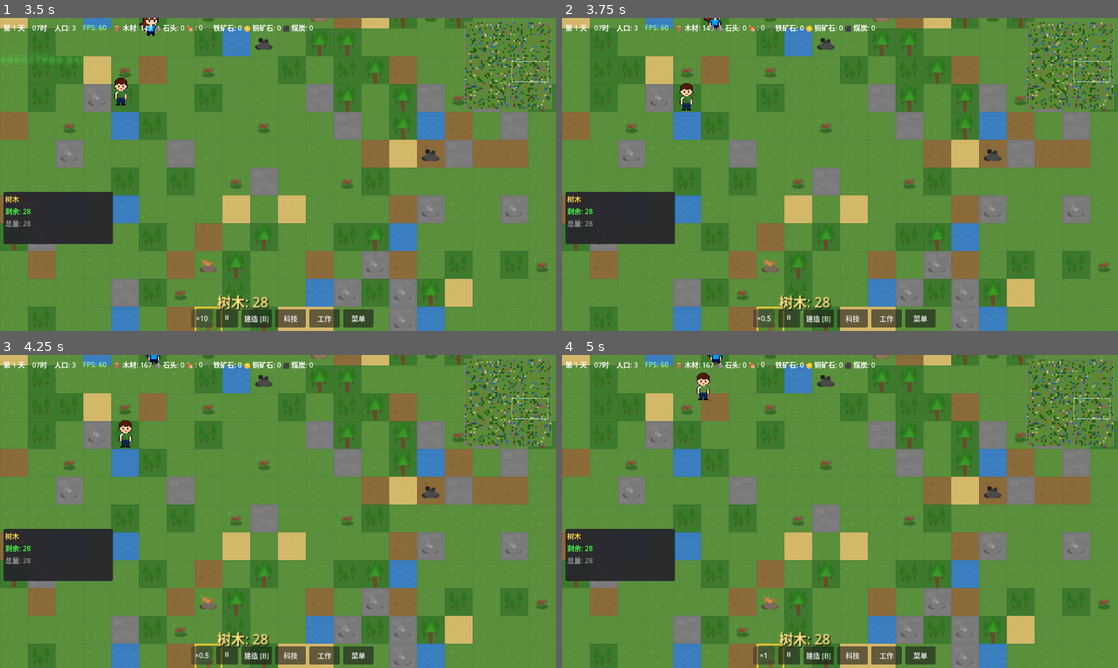
Above: before the commit, frames 1-4 (two rows, left to right).
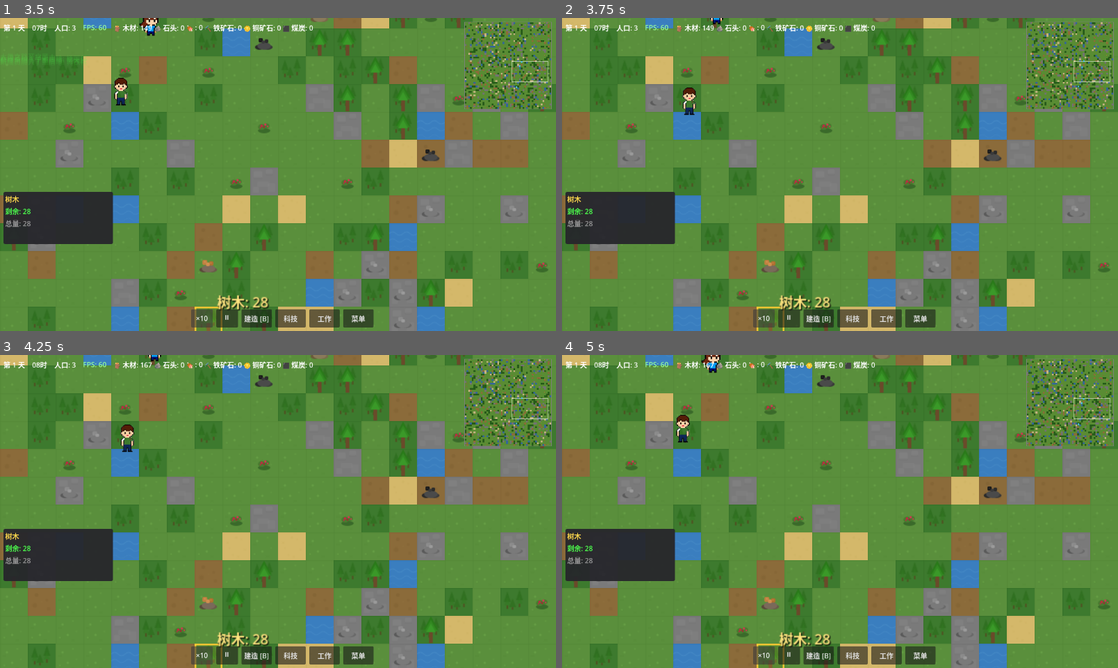
Above: after the commit, the same moments.

Repository: ZhanXuzhao/the-path-of-humanity
Game: Godot game, scene res://scenes/game.tscn
Two runs of this game, one before a commit and one after it. Both use one fixed random seed, a clock stepped at 60 frames per second and the inputs below.
Inputs:
- Up to frame 1 (3.5 s): click "×1" at 0.5 s; click "×2" at 1.25 s; click "×3" at 2 s; click "×5" at 2.75 s
- Up to frame 2 (3.75 s): click "×10" at 3.5 s
- Up to frame 3 (4.25 s): no input
- Up to frame 4 (5 s): click "×0.5" (after the commit: "×10") at 4.25 s

Frame 1 is identical in both runs. In frame 2, 0.3% of the frame differs, in the area x 21-94%, y 0-97%; in frame 3, 0.3%; in frame 4, 0.5%, in the area x 6-94%, y 0-97%.

Commit message:
refactor(speed): 将速度档位列表移至 game_settings.cfg 统一管理
- 新增 [speed] 配置段，levels 使用 Godot 数组格式
- GameManager 新增 speed_levels 变量，从配置文件加载
- game.gd 快捷键 +/- 改用 _gm.speed_levels
- hud.gd 速度按钮改用 game_manager.speed_levels
- 修复 HUD 按钮到达极值后循环的问题
- 加速快捷键增加 idx >= 0 保护判断

Diff:
--- a/resources/game_settings.cfg
+++ b/resources/game_settings.cfg
@@ -66,6 +66,11 @@
 ; 资源初始点数倍率
 resource_amount_multiplier=5.0
 
+[speed]
+
+; 游戏速度档位列表，用于 +/- 快捷键和 HUD 速度按钮
+levels=[0.1, 0.2, 0.5, 1.0, 2.0, 3.0, 5.0, 10.0]
+
 [work]
 
 ; 默认工作优先级（1=最低, 2=低, 3=中, 4=最高, 0=不做）
--- a/scripts/autoload/game_manager.gd
+++ b/scripts/autoload/game_manager.gd
@@ -33,6 +33,9 @@
 
 # 游戏设置（从配置文件加载）
 var settings: Dictionary = {}
+
+# 速度档位列表（从配置文件加载）
+var speed_levels: Array[float] = []
 
 # 游戏状态
 var state: GameState = GameState.MENU
@@ -98,6 +101,11 @@
 	settings["hauling_priority"] = cfg.get_value("work", "hauling_priority", 1)
 	settings["research_priority"] = cfg.get_value("work", "research_priority", 3)
 	settings["combat_priority"] = cfg.get_value("work", "combat_priority", 1)
+
+	# 速度档位
+	speed_levels = []
+	for v in cfg.get_value("speed", "levels", [0.5, 1.0, 2.0, 3.0, 5.0, 10.0]):
+		speed_levels.append(float(v))
 
 	print("游戏设置已加载")
 
--- a/scripts/core/game.gd
+++ b/scripts/core/game.gd
@@ -544,18 +544,18 @@
 
 		# 快捷键 =：加速游戏
 		if event.keycode == KEY_EQUAL:
-			var speeds = [0.5, 1.0, 2.0, 3.0, 5.0, 10.0]
+			var speeds = _gm.speed_levels
 			var current = _gm.time_speed
 			var idx = speeds.find(current)
-			if idx < len(speeds) - 1:
+			if idx >= 0 and idx < len(speeds) - 1:
 				idx += 1
 				_gm.set_time_speed(speeds[idx])
 				_update_speed_display()
 			get_viewport().set_input_as_handled()
 
-		# 快捷键 -：减速游戏（最低 0.5）
+		# 快捷键 -：减速游戏
 		if event.keycode == KEY_MINUS:
-			var speeds = [0.1, 0.2, 0.5, 1.0, 2.0, 3.0, 5.0, 10.0]
+			var speeds = _gm.speed_levels
 			var current = _gm.time_speed
 			var idx = speeds.find(current)
 			if idx > 0:
--- a/scripts/ui/hud.gd
+++ b/scripts/ui/hud.gd
@@ -504,17 +504,18 @@
 		pause_btn.text = "▶" if game_manager.state == 2 else "⏸"
 
 func _on_speed_pressed():
-	var speeds = [0.5, 1.0, 2.0, 3.0, 5.0, 10.0]
+	var speeds = game_manager.speed_levels
 	var current = game_manager.time_speed
 	var idx = speeds.find(current)
-	idx = (idx + 1) % speeds.size()
-	game_manager.set_time_speed(speeds[idx])
-	if speed_btn:
-		var speed = speeds[idx]
-		if speed == int(speed):
-			speed_btn.text = "×%d" % speed
-		else:
-			speed_btn.text = "×%.1f" % speed
+	if idx >= 0 and idx < len(speeds) - 1:
+		idx += 1
+		game_manager.set_time_speed(speeds[idx])
+		if speed_btn:
+			var speed = speeds[idx]
+			if speed == int(speed):
+				speed_btn.text = "×%d" % speed
+			else:
+				speed_btn.text = "×%.1f" % speed
 
 func _on_build_menu_pressed():
 	# 发送打开建筑菜单的信号
